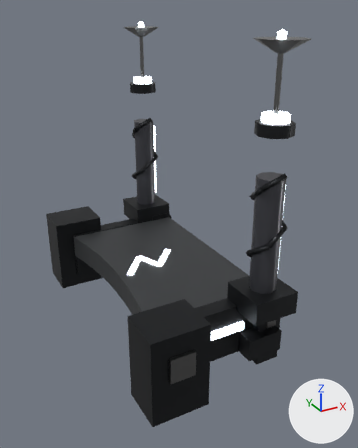
Before and after pictures for a commit that changed the glTF model assets/kit/Relay_Gate_Remote_v2.glb.
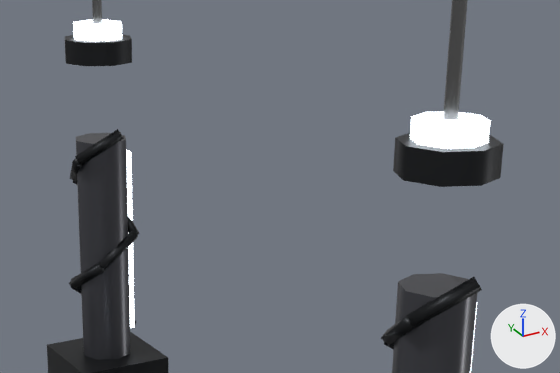
Old and new are each drawn whole from a 50 mm camera at (3.79, -5.91, 3.47) aimed at (6.85, -0.34, 0.68) and again close up on the part from 30% to 89% of the width and 15% to 47% of the height. The lights are fixed; the arrows at lower right show +X, +Y and +Z. The last two pictures show the newer version. Vertices at exactly the same position are counted once.

The scene before the commit, as lines of its bpy script (objects in view):
```python
me_relay_gate_remote_v2 = bpy.data.meshes.new('Relay_Gate_Remote_v2')
me_relay_gate_remote_v2.from_pydata(...)  # 526 vertices, 848 faces; spans x 5.58..7.65, y -2.09..2.09, z -1.04..3.26
# faces by material slot: [56, 368, 180, 48, 140, 56]
me_relay_gate_remote_v2.materials.append(mat_os_plate)  # dark grey #525557
me_relay_gate_remote_v2.materials.append(mat_os_dark)  # dark grey #2c2e30
me_relay_gate_remote_v2.materials.append(mat_os_steel)  # grey #7c7c7c
me_relay_gate_remote_v2.materials.append(mat_os_light)  # white #d4dde5, glowing white #edf6ff
me_relay_gate_remote_v2.materials.append(mat_os_state)  # white #d4dde5, glowing white #edf6ff
me_relay_gate_remote_v2.materials.append(mat_os_shell)  # dark grey #4d4e55
ob_relay_gate_remote_v2 = bpy.data.objects.new('Relay_Gate_Remote_v2', me_relay_gate_remote_v2)
ob_relay_gate_remote_v2.location = (0.0, 0.0, 0.0)
```
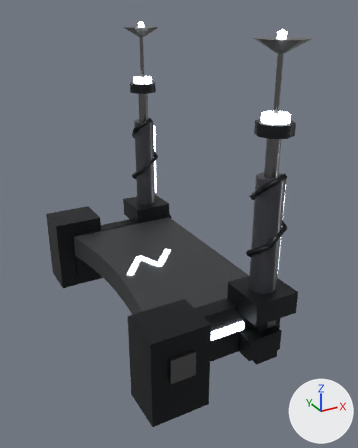
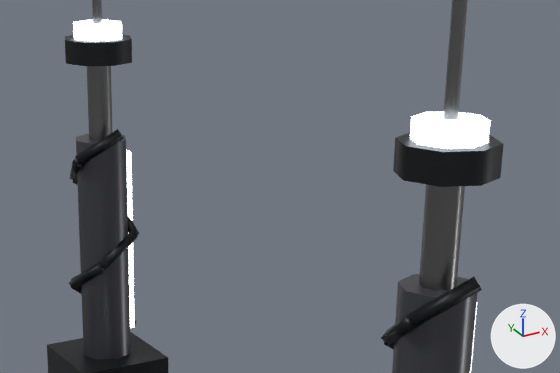
Changed parts and their boxes (x1, y1, x2, y2) in the close-ups (560 x 373 px):
part 1 of me_relay_gate_remote_v2, added: after (419, 184, 465, 291)
part 2 of me_relay_gate_remote_v2, added: after (87, 66, 112, 141)

What the commit changed:
me_relay_gate_remote_v2 is used by ob_relay_gate_remote_v2; location (0.0, 0.0, 0.0).
me_relay_gate_remote_v2 had 526 vertices, 848 faces and spanned x 5.58..7.65, y -2.09..2.09, z -1.04..3.26.
me_relay_gate_remote_v2 now has 558 vertices, 904 faces and spans x 5.58..7.65, y -2.09..2.09, z -1.04..3.26.
me_relay_gate_remote_v2 part 1: a new loose piece, an 8-sided cylinder along z spanning x 7.22..7.38, y -1.78..-1.62, z 1.69..2.21, in mat_os_steel (grey #7c7c7c).
me_relay_gate_remote_v2 part 2: a new loose piece, an 8-sided cylinder along z spanning x 7.22..7.38, y 1.62..1.78, z 1.69..2.21, in mat_os_steel (grey #7c7c7c).
Other edits to the shape of me_relay_gate_remote_v2 do not show in these pictures.
